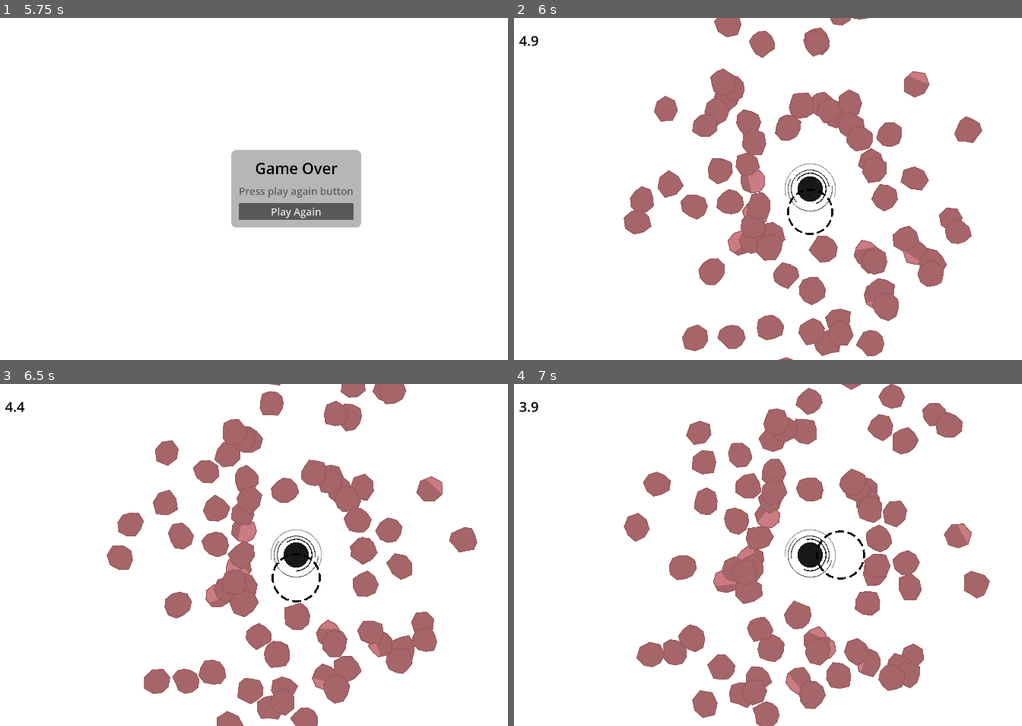
Above: before the commit, frames 1-4 (two rows, left to right).
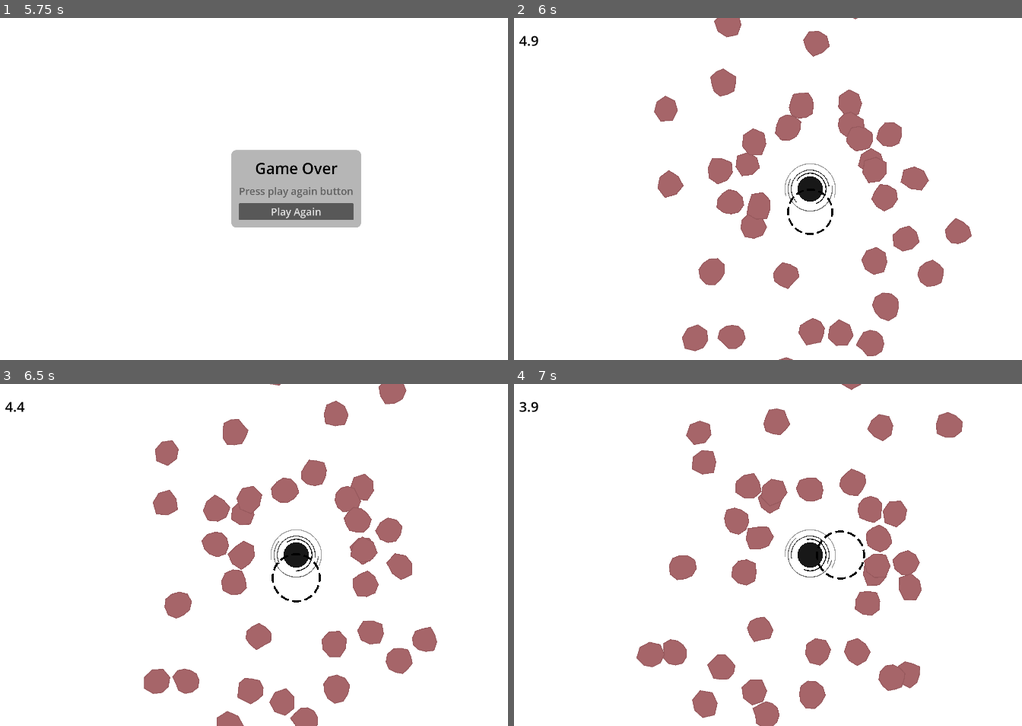
Above: after the commit, the same moments.

Repository: fatihceyln/a-game-about-feeding-a-black-hole
Game: Godot game, scene res://main/main.tscn
The game is run twice, just before and just after one commit, with the same random seed, the same clock (stepped at 60 frames per second) and the same inputs.
Inputs (mouse positions are in pixels of both pictures, inside the frame that each line leads up to):
- Up to frame 1 (5.75 s): click "Start" at 0.5 s; move the mouse to (431, 171) at 1.27 s; move the mouse to (172, 206) at 2.02 s; move the mouse to (355, 113) at 2.77 s; move the mouse to (264, 257) at 3.52 s; move the mouse to (477, 240) at 4.27 s; move the mouse to (111, 137) at 5.02 s
- Up to frame 2 (6 s): click "Play Again" at 5.75 s
- Up to frame 3 (6.5 s): no input
- Up to frame 4 (7 s): move the mouse to (839, 555) at 6.52 s

Frame 1 is identical in both runs. In frame 2, 6.6% of the frame differs, in the area x 21-93%, y 0-99%; in frame 3, 7.1%; in frame 4, 7.6%, in the area x 21-94%, y 0-95%.

Commit message:
Add asteroid clearing functionality on game over, improving game reset process

Diff:
--- a/main/main.gd
+++ b/main/main.gd
@@ -54,6 +54,13 @@
 		game_over_screen.visible = true
 		session_timer.stop()
 		clicker_timer.stop()
+		clear_asteroids()
+
+
+func clear_asteroids() -> void:
+	for child: Node in get_children():
+		if child is Asteroid:
+			child.queue_free()
 
 
 func _on_play_again_button_pressed() -> void:
